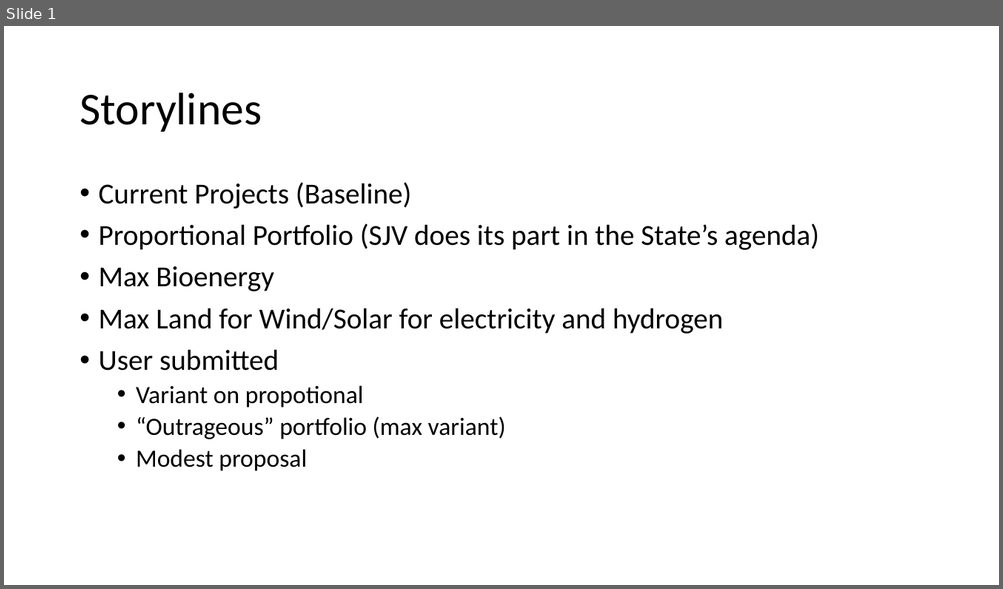
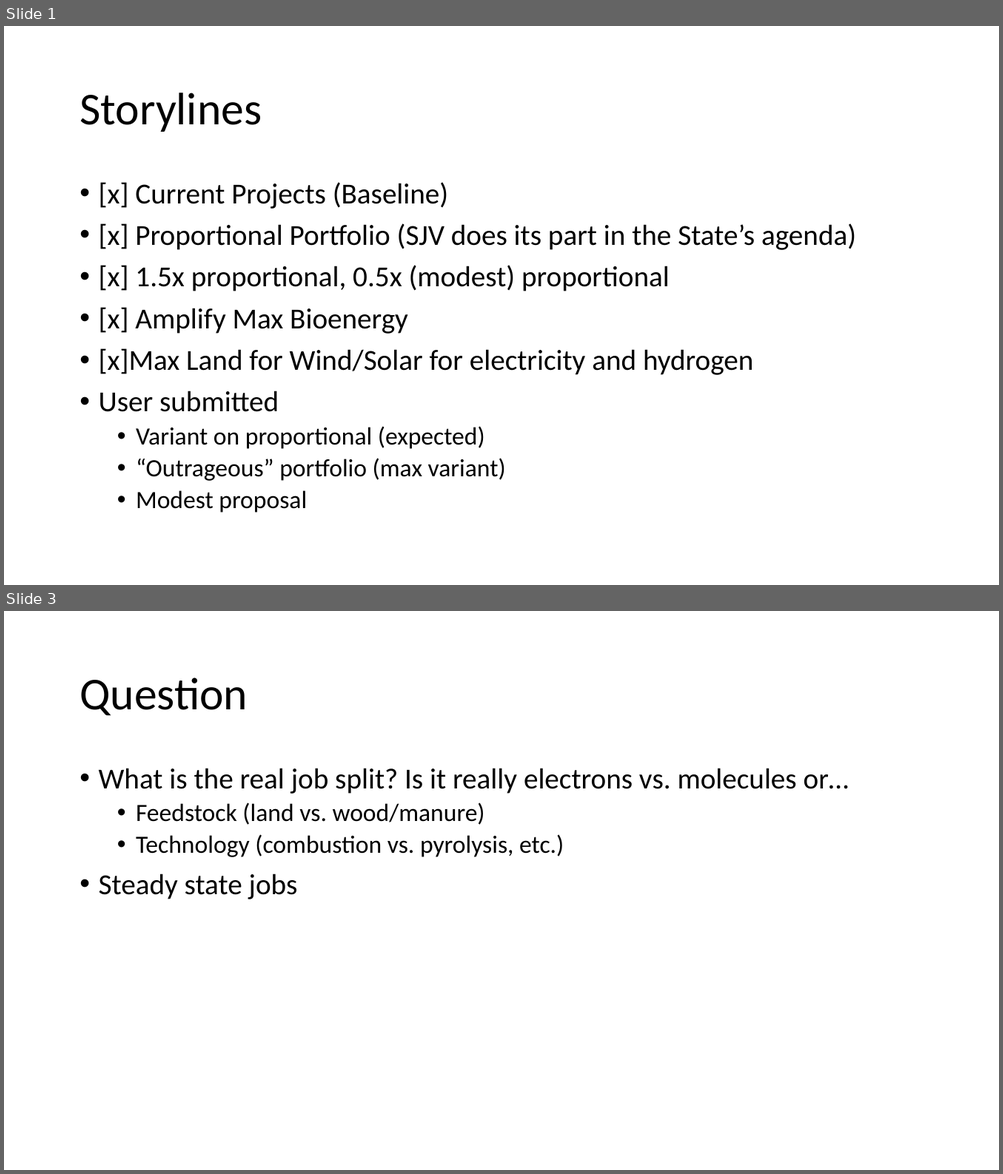
Before and after one commit to jarojasag/SJV, a slide deck: data/Storylines in Portfolios.pptx. Shown one above the other, each under a label of ours: slide 1 before the commit, slides 1 and 3 after it; the slides between them are not shown. The pictures are 1003x589 and 1003x1174 pixels, drawn with LibreOffice and Linux fonts; fonts in the diff are those of the drawing. Boxes give left, top, right and bottom in pixels: in the first picture for what was removed or moved away, otherwise in the second. Text is boxed around its words. In the diff, an @@ line names an element or a change of style, - is before the commit and + after.

Commit message:
Full Portfolio Analysis attached

```diff
--- a/data/Storylines in Portfolios.pptx
+++ b/data/Storylines in Portfolios.pptx
@@ slide 3 added at (x1=4, y1=611, x2=999, y2=1170), background #FFFFFF @@
@@ title added at (x1=79, y1=678, x2=247, y2=715), 44 pt, text #000000 @@
+Question
@@ text added at (x1=99, y1=768, x2=848, y2=900), 28 pt, text #000000 @@
+• What is the real job split? Is it really electrons vs. molecules or…
+  • Feedstock (land vs. wood/manure)
+  • Technology (combustion vs. pyrolysis, etc.)
+• Steady state jobs
@@ slide 1 changed as well @@
@@ text at (x1=99, y1=182, x2=856, y2=375): text changed @@
-• Current Projects (Baseline)
-• Proportional Portfolio (SJV does its part in the State’s agenda)
-• Max Bioenergy
-• Max Land for Wind/Solar for electricity and hydrogen
+• [x] Current Projects (Baseline)
+• [x] Proportional Portfolio (SJV does its part in the State’s agenda)
+• [x] 1.5x proportional, 0.5x (modest) proportional
+• [x] Amplify Max Bioenergy
+• [x]Max Land for Wind/Solar for electricity and hydrogen
@@ text at (x1=136, y1=426, x2=485, y2=449): text changed @@
-  • Variant on propotional
+  • Variant on proportional (expected)
```
Also in this commit, not shown: 1 other slide added, 4 other files.
